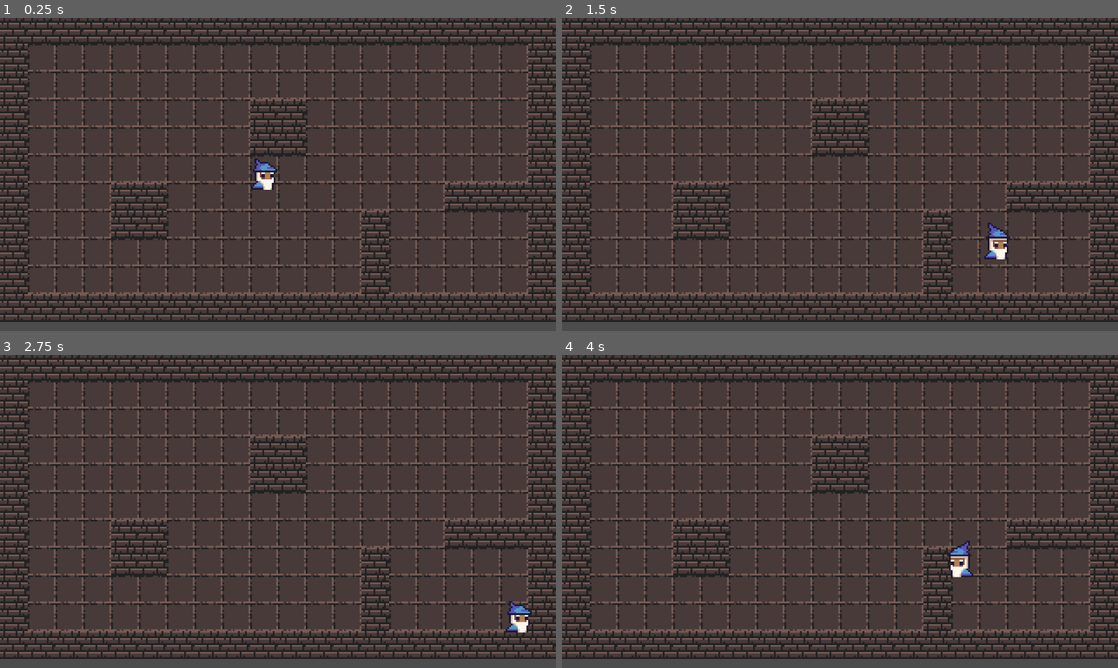
Above: before the commit, frames 1-4 (two rows, left to right).
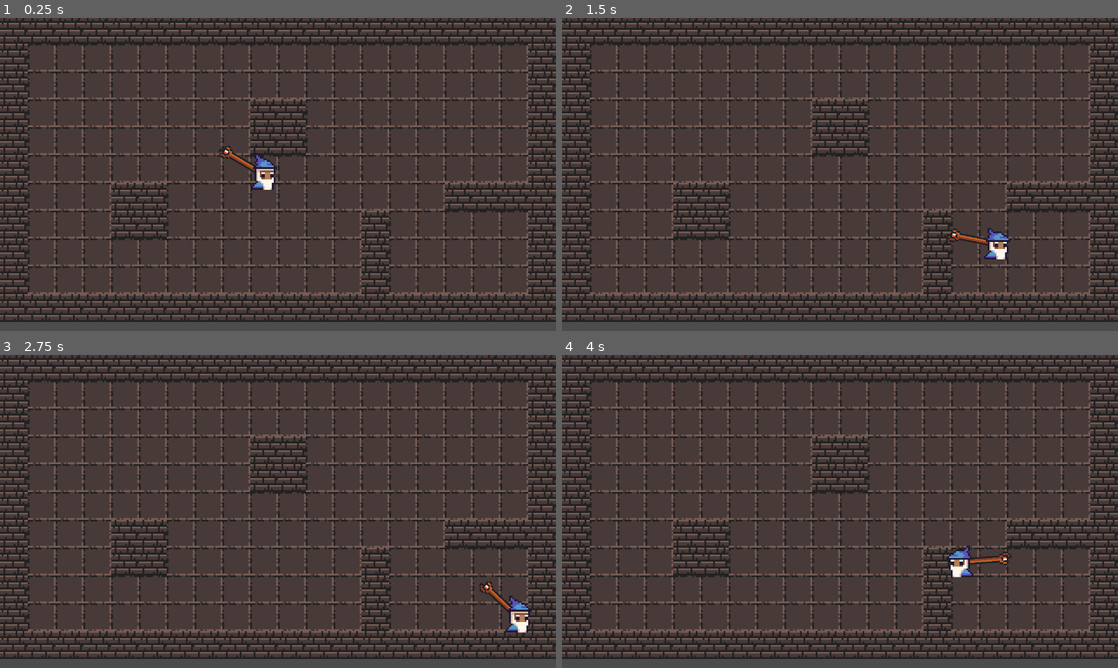
Above: after the commit, the same moments.

Repository: dsaltares/gmtk-2019
Game: Godot game, scene res://Playground.tscn
Two runs of this game, one before a commit and one after it. Both use one fixed random seed, a clock stepped at 60 frames per second and the inputs below.
Inputs (mouse positions are in pixels of both pictures, inside the frame that each line leads up to):
- Up to frame 1 (0.25 s): no input
- Up to frame 2 (1.5 s): move the mouse to (962, 158) at 0.52 s; hold Right (move_right) 0.53-1.28 s; move the mouse to (728, 190) at 1.27 s; hold Down (move_down) from 1.28 s (still down)
- Up to frame 3 (2.75 s): move the mouse to (333, 442) at 2.02 s; release Down (move_down) at 2.03 s; hold Right (move_right) from 2.03 s (still down)
- Up to frame 4 (4 s): move the mouse to (812, 574) at 2.77 s; release Right (move_right) at 2.78 s; hold Up (move_up) 2.78-3.53 s; move the mouse to (1006, 558) at 3.52 s; hold Left (move_left) from 3.53 s (still down)

The runs differ from the first frame. In frame 1, 0.3% of the frame differs, in the area x 39-50%, y 40-50%; in frame 2, 0.3%; in frame 3, 0.3%; in frame 4, 0.3%, in the area x 69-81%, y 59-68%.

Commit message:
weapon points where the cursor is

Diff:
--- a/game/Player.gd
+++ b/game/Player.gd
@@ -8,11 +8,16 @@
 onready var DECELERATION = -MAX_SPEED / TIME_TO_HALT
 
 onready var sprite = $AnimatedSprite
+onready var weapon = $WeaponPivot
 
 var velocity = Vector2(0, 0)
 var last_horizontal_dir = 0
 
 func _physics_process(delta):
+	update_movement(delta)
+	update_weapon()
+
+func update_movement(delta):
 	var move_dir = Vector2(
 		float(Input.is_action_pressed("move_right")) - float(Input.is_action_pressed("move_left")),
 		float(Input.is_action_pressed("move_down")) - float(Input.is_action_pressed("move_up"))
@@ -32,3 +37,7 @@
 
 	sprite.flip_h = last_horizontal_dir < 0
 	move_and_slide(velocity)
+
+func update_weapon():
+	var mouse_position = get_global_mouse_position()
+	weapon.look_at(mouse_position)
--- a/game/Player.tscn
+++ b/game/Player.tscn
@@ -1,29 +1,30 @@
-[gd_scene load_steps=13 format=2]
+[gd_scene load_steps=14 format=2]
 
 [ext_resource path="res://Player.gd" type="Script" id=1]
-[ext_resource path="res://wizzard/wizzard_m_run_anim_f0.png" type="Texture" id=2]
-[ext_resource path="res://wizzard/wizzard_m_run_anim_f1.png" type="Texture" id=3]
-[ext_resource path="res://wizzard/wizzard_m_run_anim_f2.png" type="Texture" id=4]
-[ext_resource path="res://wizzard/wizzard_m_run_anim_f3.png" type="Texture" id=5]
-[ext_resource path="res://wizzard/wizzard_m_hit_anim_f0.png" type="Texture" id=6]
-[ext_resource path="res://wizzard/wizzard_m_idle_anim_f0.png" type="Texture" id=7]
-[ext_resource path="res://wizzard/wizzard_m_idle_anim_f1.png" type="Texture" id=8]
-[ext_resource path="res://wizzard/wizzard_m_idle_anim_f2.png" type="Texture" id=9]
-[ext_resource path="res://wizzard/wizzard_m_idle_anim_f3.png" type="Texture" id=10]
+[ext_resource path="res://wizzard/weapon_red_magic_staff.png" type="Texture" id=2]
+[ext_resource path="res://wizzard/wizzard_m_run_anim_f0.png" type="Texture" id=3]
+[ext_resource path="res://wizzard/wizzard_m_run_anim_f1.png" type="Texture" id=4]
+[ext_resource path="res://wizzard/wizzard_m_run_anim_f2.png" type="Texture" id=5]
+[ext_resource path="res://wizzard/wizzard_m_run_anim_f3.png" type="Texture" id=6]
+[ext_resource path="res://wizzard/wizzard_m_hit_anim_f0.png" type="Texture" id=7]
+[ext_resource path="res://wizzard/wizzard_m_idle_anim_f0.png" type="Texture" id=8]
+[ext_resource path="res://wizzard/wizzard_m_idle_anim_f1.png" type="Texture" id=9]
+[ext_resource path="res://wizzard/wizzard_m_idle_anim_f2.png" type="Texture" id=10]
+[ext_resource path="res://wizzard/wizzard_m_idle_anim_f3.png" type="Texture" id=11]
 
 [sub_resource type="SpriteFrames" id=1]
 animations = [ {
-"frames": [ ExtResource( 2 ), ExtResource( 3 ), ExtResource( 4 ), ExtResource( 5 ) ],
+"frames": [ ExtResource( 3 ), ExtResource( 4 ), ExtResource( 5 ), ExtResource( 6 ) ],
 "loop": true,
 "name": "run",
 "speed": 8.0
 }, {
-"frames": [ ExtResource( 6 ) ],
+"frames": [ ExtResource( 7 ) ],
 "loop": true,
 "name": "hit",
 "speed": 5.0
 }, {
-"frames": [ ExtResource( 7 ), ExtResource( 8 ), ExtResource( 9 ), ExtResource( 10 ) ],
+"frames": [ ExtResource( 8 ), ExtResource( 9 ), ExtResource( 10 ), ExtResource( 11 ) ],
 "loop": true,
 "name": "idle",
 "speed": 2.0
@@ -35,11 +36,18 @@
 [node name="Player" type="KinematicBody2D"]
 script = ExtResource( 1 )
 
+[node name="WeaponPivot" type="Position2D" parent="."]
+
+[node name="Weapon" type="Sprite" parent="WeaponPivot"]
+rotation = 1.5708
+texture = ExtResource( 2 )
+offset = Vector2( 0, -14 )
+
 [node name="AnimatedSprite" type="AnimatedSprite" parent="."]
 position = Vector2( -0.184418, -5.16351 )
 frames = SubResource( 1 )
 animation = "run"
-frame = 3
+frame = 1
 playing = true
 
 [node name="CollisionShape2D" type="CollisionShape2D" parent="."]
--- a/game/project.godot
+++ b/game/project.godot
@@ -29,21 +29,25 @@
 move_right={
 "deadzone": 0.5,
 "events": [ Object(InputEventKey,"resource_local_to_scene":false,"resource_name":"","device":0,"alt":false,"shift":false,"control":false,"meta":false,"command":false,"pressed":false,"scancode":16777233,"unicode":0,"echo":false,"script":null)
+, Object(InputEventKey,"resource_local_to_scene":false,"resource_name":"","device":0,"alt":false,"shift":false,"control":false,"meta":false,"command":false,"pressed":false,"scancode":68,"unicode":0,"echo":false,"script":null)
  ]
 }
 move_left={
 "deadzone": 0.5,
 "events": [ Object(InputEventKey,"resource_local_to_scene":false,"resource_name":"","device":0,"alt":false,"shift":false,"control":false,"meta":false,"command":false,"pressed":false,"scancode":16777231,"unicode":0,"echo":false,"script":null)
+, Object(InputEventKey,"resource_local_to_scene":false,"resource_name":"","device":0,"alt":false,"shift":false,"control":false,"meta":false,"command":false,"pressed":false,"scancode":65,"unicode":0,"echo":false,"script":null)
  ]
 }
 move_up={
 "deadzone": 0.5,
 "events": [ Object(InputEventKey,"resource_local_to_scene":false,"resource_name":"","device":0,"alt":false,"shift":false,"control":false,"meta":false,"command":false,"pressed":false,"scancode":16777232,"unicode":0,"echo":false,"script":null)
+, Object(InputEventKey,"resource_local_to_scene":false,"resource_name":"","device":0,"alt":false,"shift":false,"control":false,"meta":false,"command":false,"pressed":false,"scancode":87,"unicode":0,"echo":false,"script":null)
  ]
 }
 move_down={
 "deadzone": 0.5,
 "events": [ Object(InputEventKey,"resource_local_to_scene":false,"resource_name":"","device":0,"alt":false,"shift":false,"control":false,"meta":false,"command":false,"pressed":false,"scancode":16777234,"unicode":0,"echo":false,"script":null)
+, Object(InputEventKey,"resource_local_to_scene":false,"resource_name":"","device":0,"alt":false,"shift":false,"control":false,"meta":false,"command":false,"pressed":false,"scancode":83,"unicode":0,"echo":false,"script":null)
  ]
 }
 
Binary file added: game/wizzard/weapon_red_magic_staff.png
Not shown, added: game/wizzard/weapon_red_magic_staff.png.import
